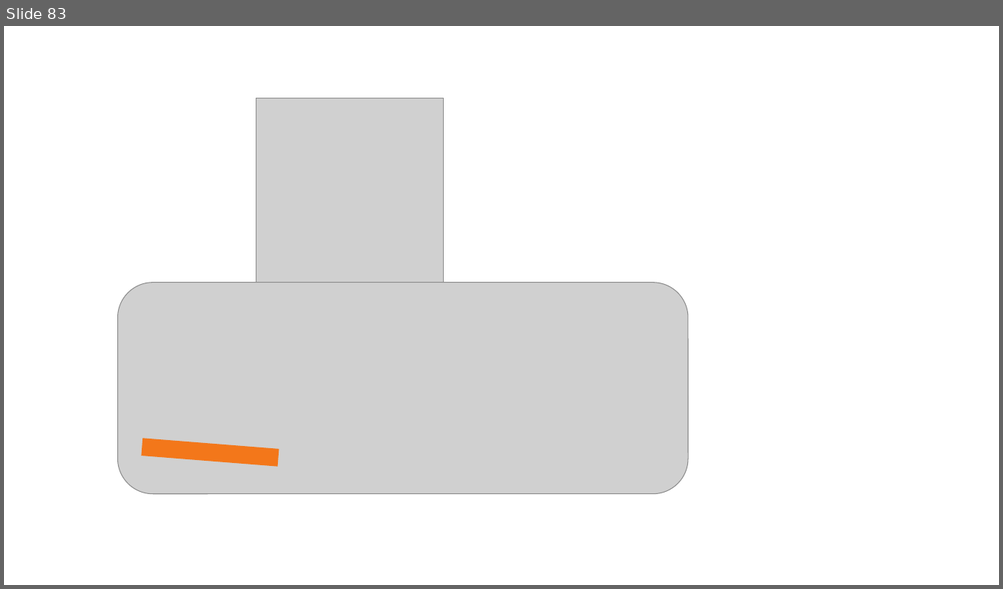
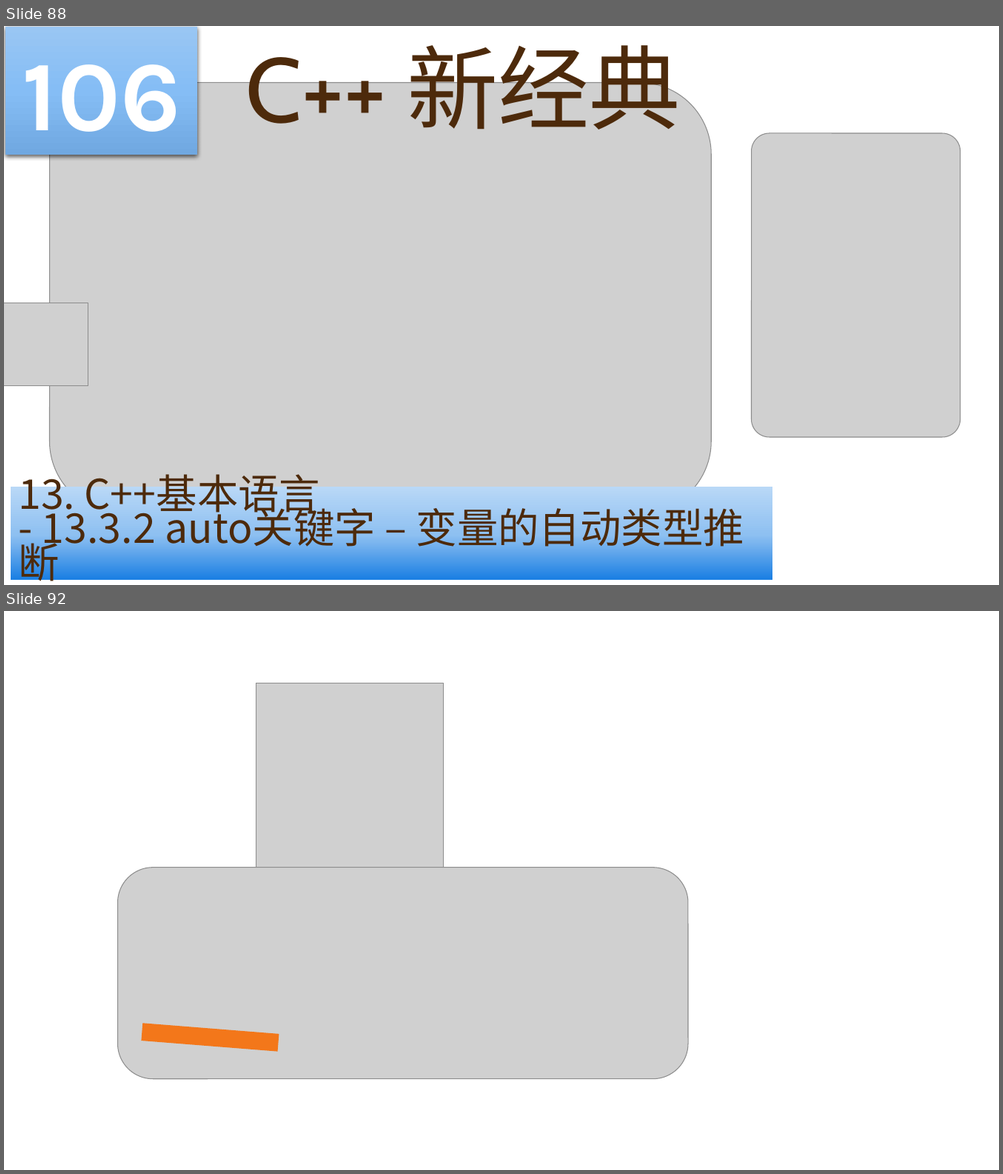
Before and after one commit to yasenstar/learn_cpp, a slide deck: cpp_new/C++ 新经典.pptx. Shown one above the other, each under a label of ours: slide 83 before the commit, slides 88 and 92 after it; the slides between them are not shown. The pictures are 1003x589 and 1003x1174 pixels, drawn with LibreOffice and Linux fonts; fonts in the diff are those of the drawing; grey boxes stand for pictures; background and template pictures are left out. Boxes give left, top, right and bottom in pixels: in the first picture for what was removed or moved away, otherwise in the second. Text is boxed around its words. In the diff, an @@ line names an element or a change of style, - is before the commit and + after.

```diff
--- a/cpp_new/C++ 新经典.pptx
+++ b/cpp_new/C++ 新经典.pptx
@@ slide 88 added at (4,26,999,585), background picture (left out) @@
@@ rectangle added at (5,27,197,155), fill gradient #9AC6F4 to #86BEF6 to #70A9E1, 96 pt, text #FFFFFF, bold @@
+106
@@ title added at (246,29,680,130), 88 pt, text #4D2A0B @@
+C++ 新经典
@@ picture added at (50,83,711,514) @@
@@ picture added at (751,133,961,438) @@
@@ picture added at (4,303,88,386) @@
@@ rectangle added at (11,487,772,580), fill gradient #1B7FE3 to #8EC0F1 to #B9D8F7, 39.6 pt, text #4D2A0B @@
+13. C++基本语言
+- 13.3.2 auto关键字 – 变量的自动类型推断
@@ what was slide 83 is now slide 92 @@
```
Also in this commit, not shown: 8 other slides added, 23 other files.
